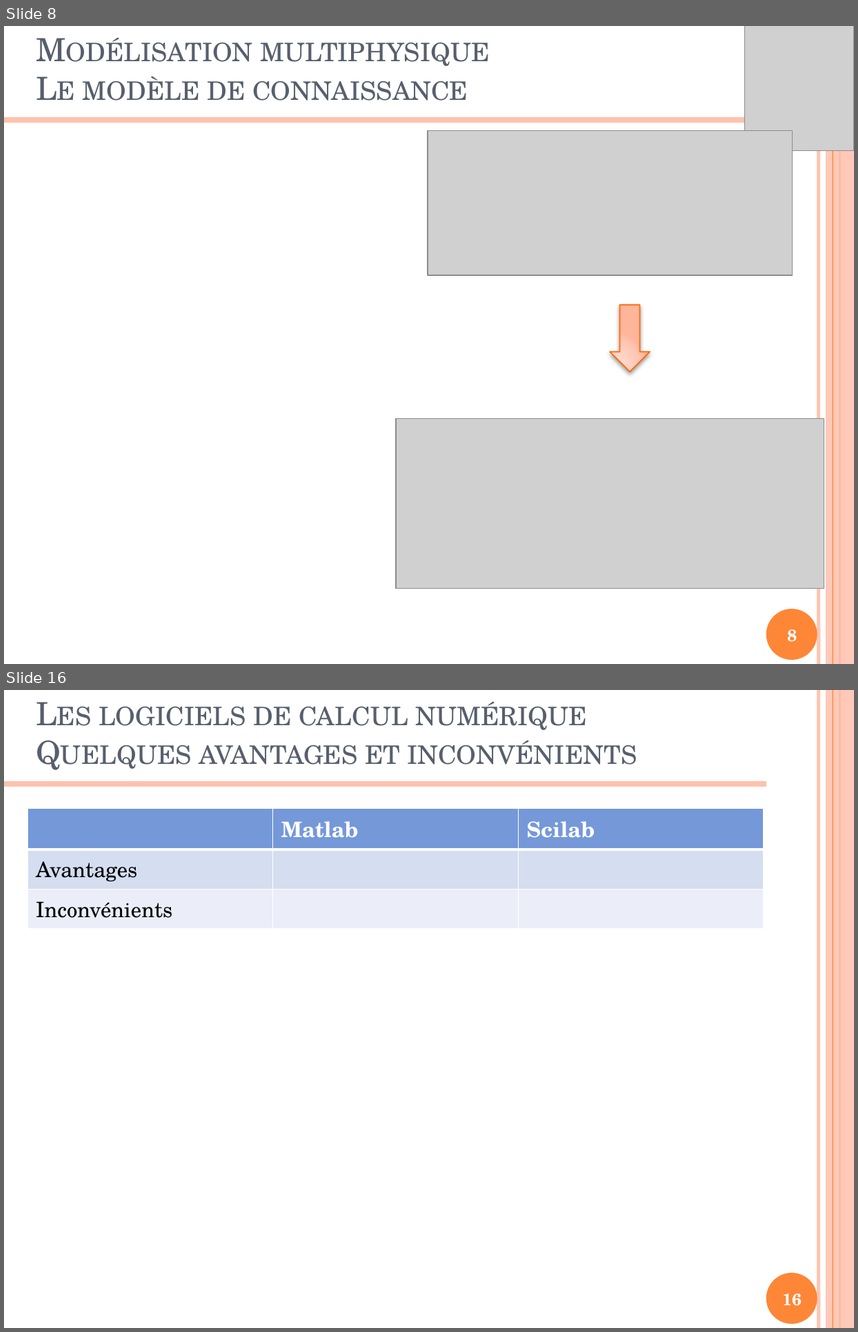
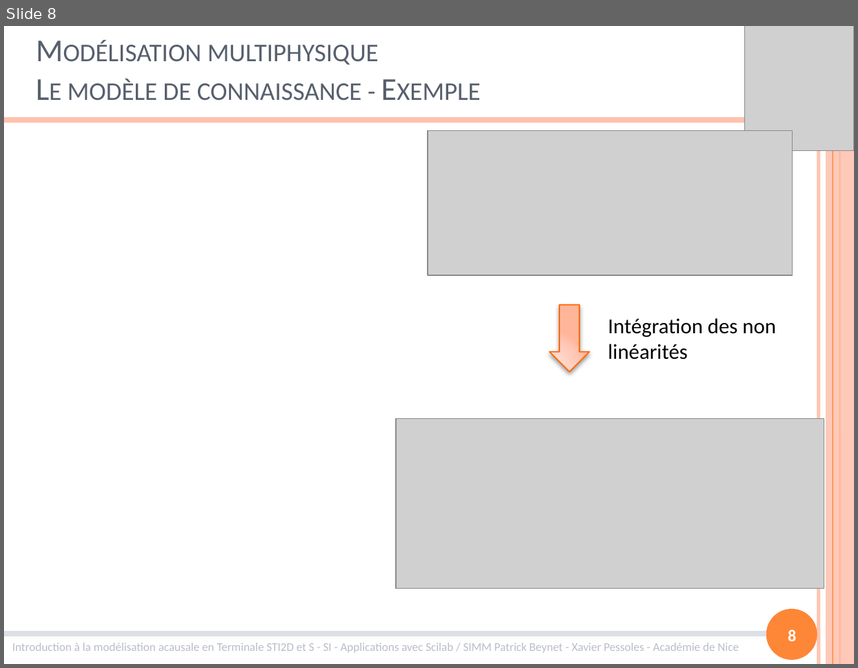
Before and after one commit to xpessoles/Formations, a slide deck: ModelisationMultiphysique/ModelisationMultiphysique.pptx. Shown one above the other, each under a label of ours: slides 8 and 16 before the commit, slide 8 after it; the slides between them are not shown. The pictures are 858x1332 and 858x668 pixels, drawn with LibreOffice and Linux fonts; fonts in the diff are those of the drawing; grey boxes stand for pictures. Boxes give left, top, right and bottom in pixels: in the first picture for what was removed or moved away, otherwise in the second. Text is boxed around its words. In the diff, an @@ line names an element or a change of style, - is before the commit and + after.

```diff
--- a/ModelisationMultiphysique/ModelisationMultiphysique.pptx
+++ b/ModelisationMultiphysique/ModelisationMultiphysique.pptx
@@ slide 16 removed at <box>4,690,854,1328</box>, background #FFFFFF; not listed: 6 template elements that a slide beside it also shows @@
@@ title removed at <box>99,702,637,765</box> @@
-Les logiciels de calcul numérique
-Quelques avantages et inconvénients
@@ table removed at <box>27,808,764,920</box>, 3 rows, 3 columns @@
- | Matlab | Scilab
-Avantages |  | 
-Inconvénients |  | 
@@ page number removed at <box>782,1293,802,1305</box> @@
-16
@@ slide 8 changed as well @@
@@ title at <box>67,45,379,100</box>: text changed; font TeX Gyre Schola to Calibri @@
-Modélisation multiphysique
-Le modèle de connaissance
+Modélisation multiphysique
+Le modèle de connaissance - Exemple
@@ down arrow: place and size @@
-down arrow at <box>610,305,650,372</box>
+down arrow at <box>550,305,590,372</box>
@@ text added at <box>608,318,776,359</box>, 18 pt, text #000000 @@
+Intégration des non linéarités
@@ page number at <box>788,629,796,641</box>: font TeX Gyre Schola to Calibri @@
@@ line added from (4, 633) to (766, 633), #DCDFE3 4.5 pt @@
@@ text added at <box>12,642,739,653</box>, 10 pt, text #B9BEC7 @@
+Introduction à la modélisation acausale en Terminale STI2D et S - SI - Applications avec Scilab / SIMM Patrick Beynet - Xavier Pessoles - Académie de Nice
```
Also in this commit, not shown: 21 other slides changed, 13 slides added, 6 other slides removed.
